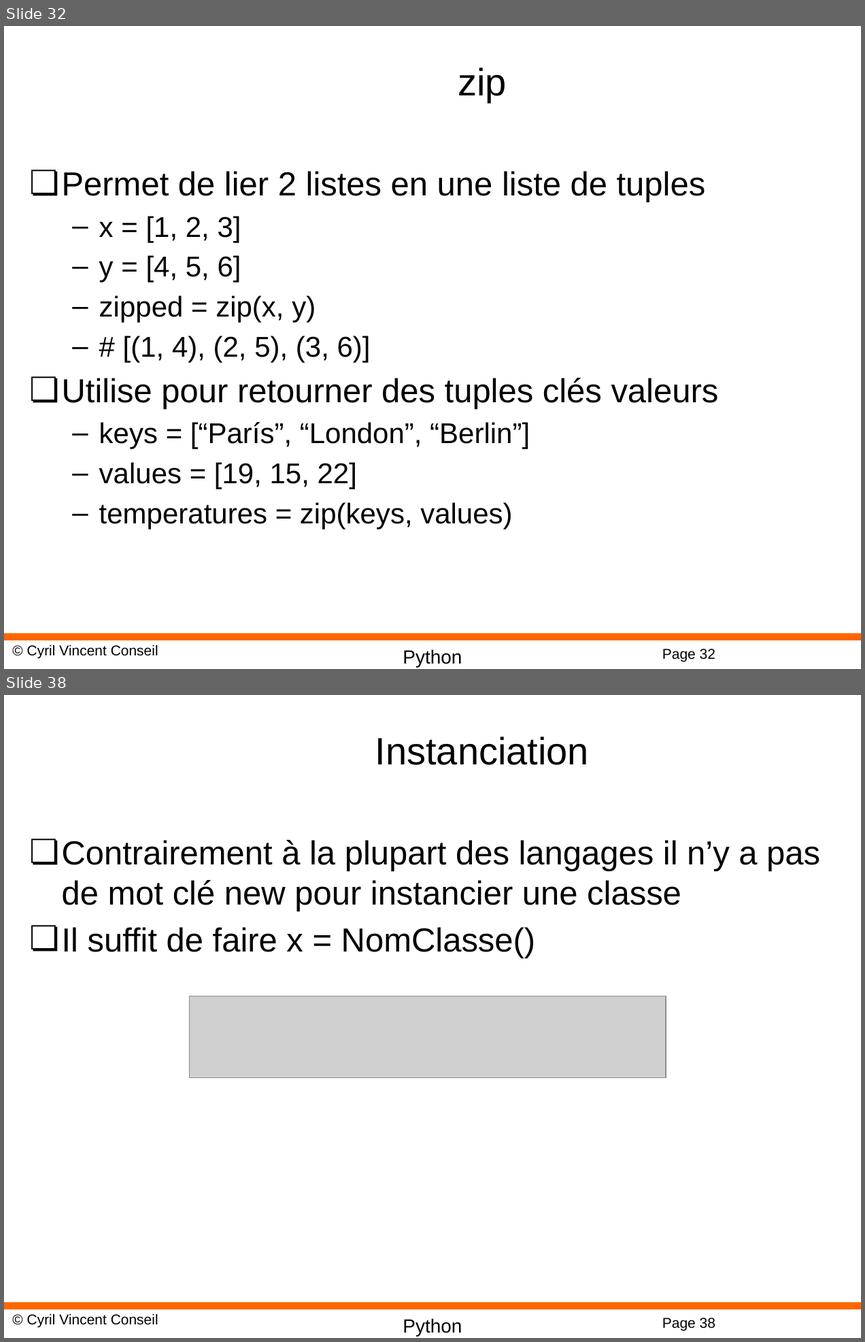
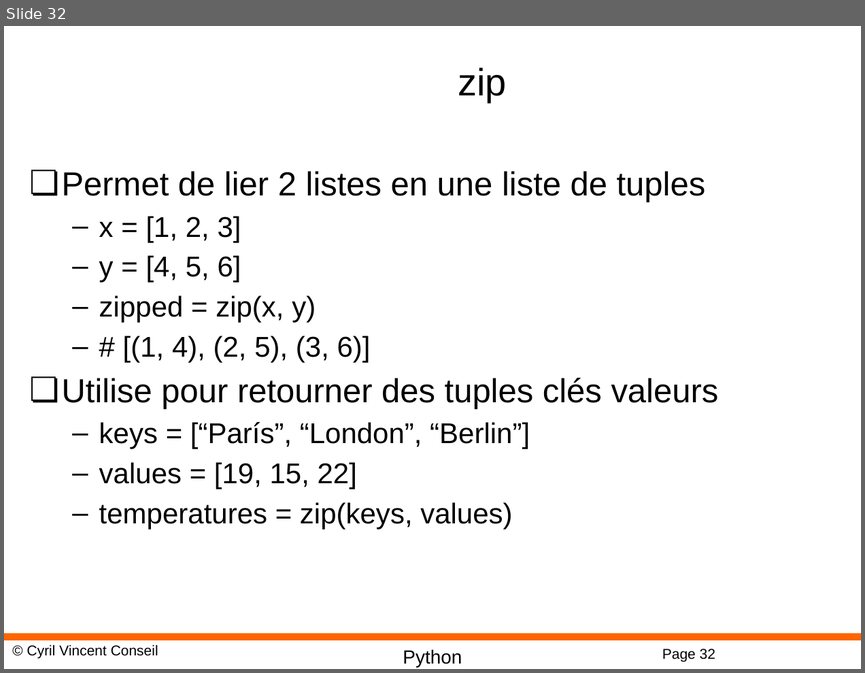
Before and after one commit to cyrilvincent/math, a slide deck: ppt/PythonMath02-Python.pptx. Shown one above the other, each under a label of ours: slides 32 and 38 before the commit, slide 32 after it; the slides between them are not shown. The pictures are 865x1342 and 865x673 pixels, drawn with LibreOffice and Linux fonts; fonts in the diff are those of the drawing; grey boxes stand for pictures; background and template pictures are left out. Boxes give left, top, right and bottom in pixels: in the first picture for what was removed or moved away, otherwise in the second. Text is boxed around its words. In the diff, an @@ line names an element or a change of style, - is before the commit and + after.

```diff
--- a/ppt/PythonMath02-Python.pptx
+++ b/ppt/PythonMath02-Python.pptx
@@ slide 38 removed at bbox=[4, 695, 861, 1338], background #FFFFFF; not listed: 4 template elements that a slide beside it also shows @@
@@ title removed at bbox=[375, 736, 589, 765] @@
-Instanciation
@@ text removed at bbox=[62, 840, 820, 958] @@
-❏ Contrairement à la plupart des langages il n’y a pas de mot clé new pour instancier une classe
-❏ Il suffit de faire x = NomClasse()
@@ picture removed at bbox=[190, 996, 666, 1077] @@
```
Also in this commit, not shown: 26 other slides removed, 1 other file.
